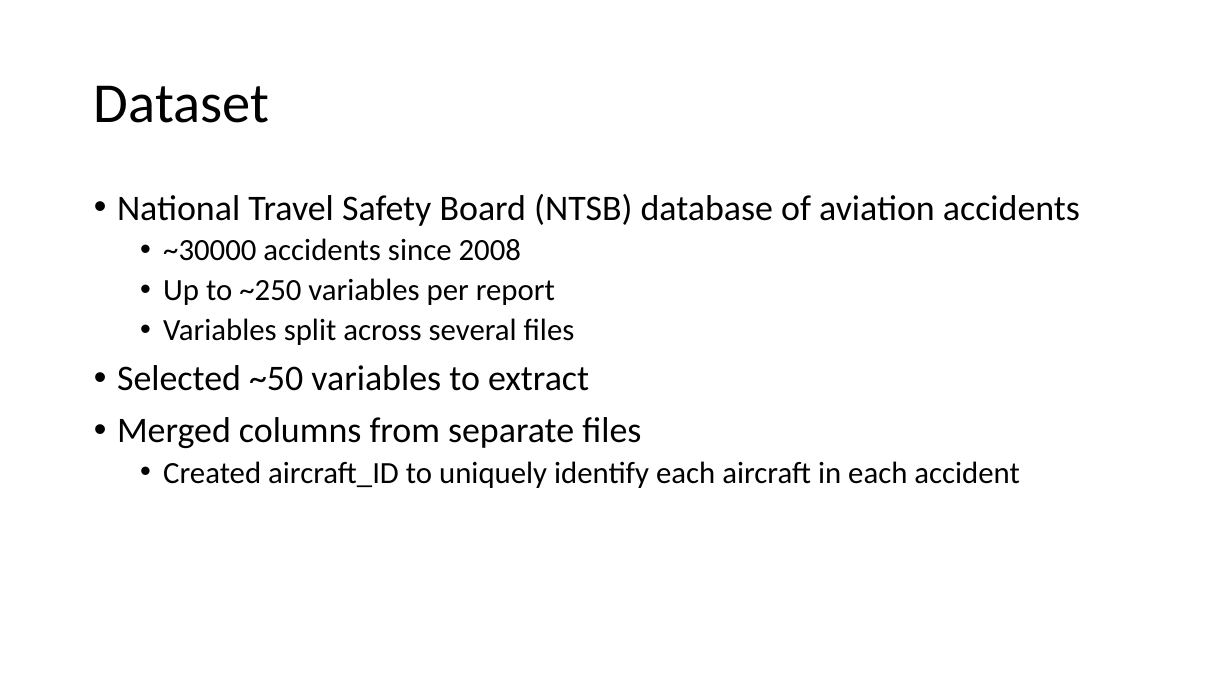
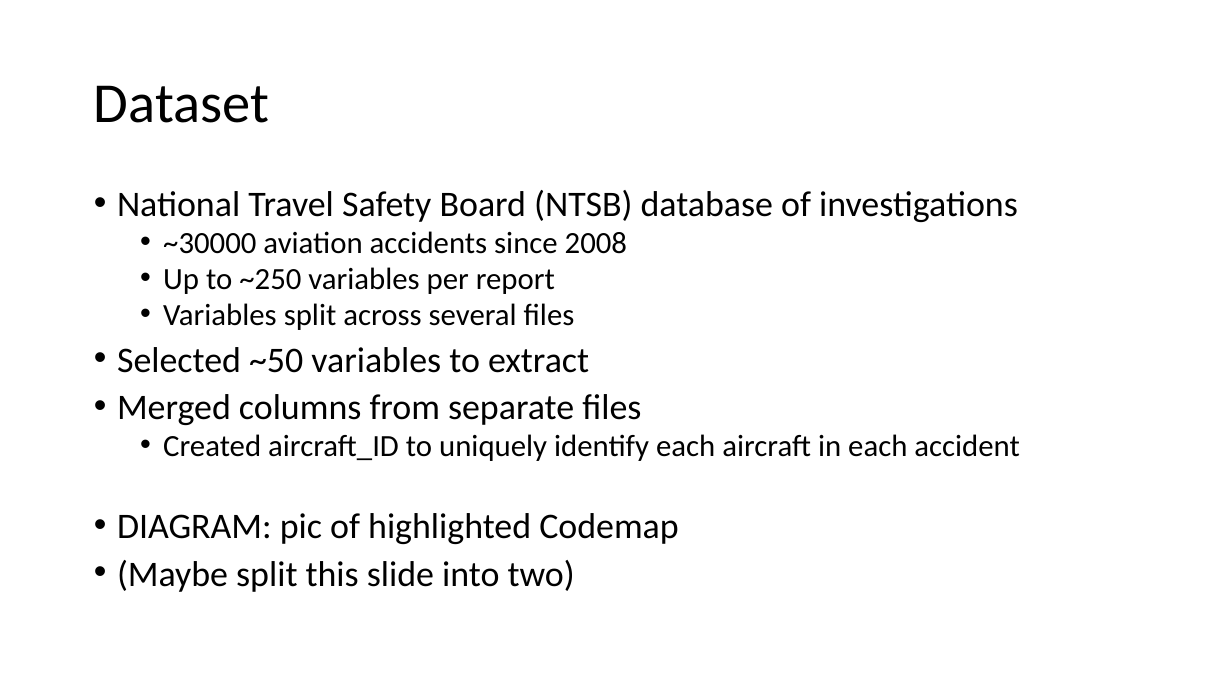
Before and after one commit to TheErdosInstitute-Summer2025-Project/aviation-project, a slide deck: slide 3 of checkpoints/presentation.pptx. Drawn at 1232x693 pixels with LibreOffice and Linux fonts; fonts in the diff are those of the drawing. Boxes give left, top, right and bottom in pixels: in the first picture for what was removed or moved away, otherwise in the second. Text is boxed around its words. In the diff, an @@ line names an element or a change of style, - is before the commit and + after.

```diff
--- a/checkpoints/presentation.pptx
+++ b/checkpoints/presentation.pptx
@@ text at box(117, 190, 1018, 254): text changed @@
-• National Travel Safety Board (NTSB) database of aviation accidents
-  • ~30000 accidents since 2008
+• National Travel Safety Board (NTSB) database of investigations
+  • ~30000 aviation accidents since 2008
@@ text at box(117, 267, 1019, 461): line spacing 0.9 to 0.8 @@
@@ text at box(117, 513, 678, 592): paragraphs added @@
+• DIAGRAM: pic of highlighted Codemap
+• (Maybe split this slide into two)
```
Also in this commit, not shown: 3 other slides changed, 10 other files.
